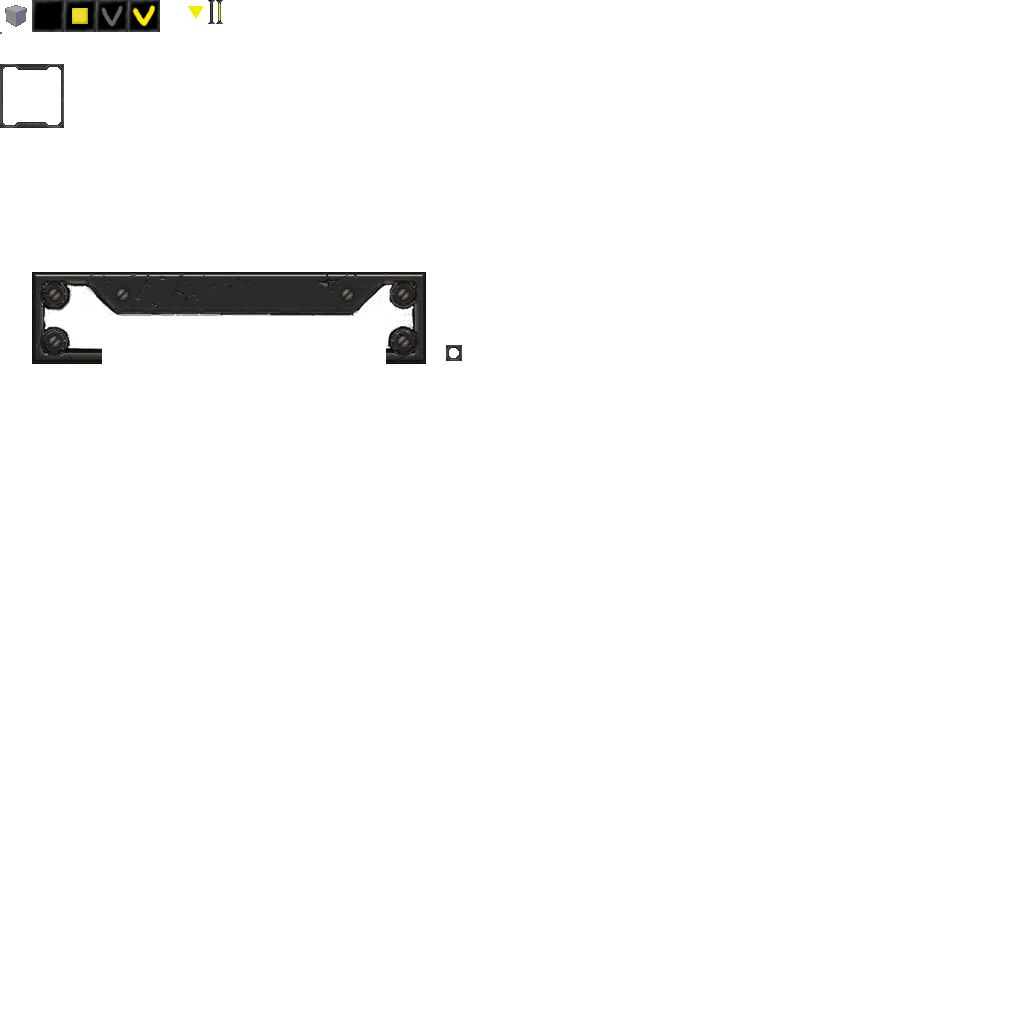
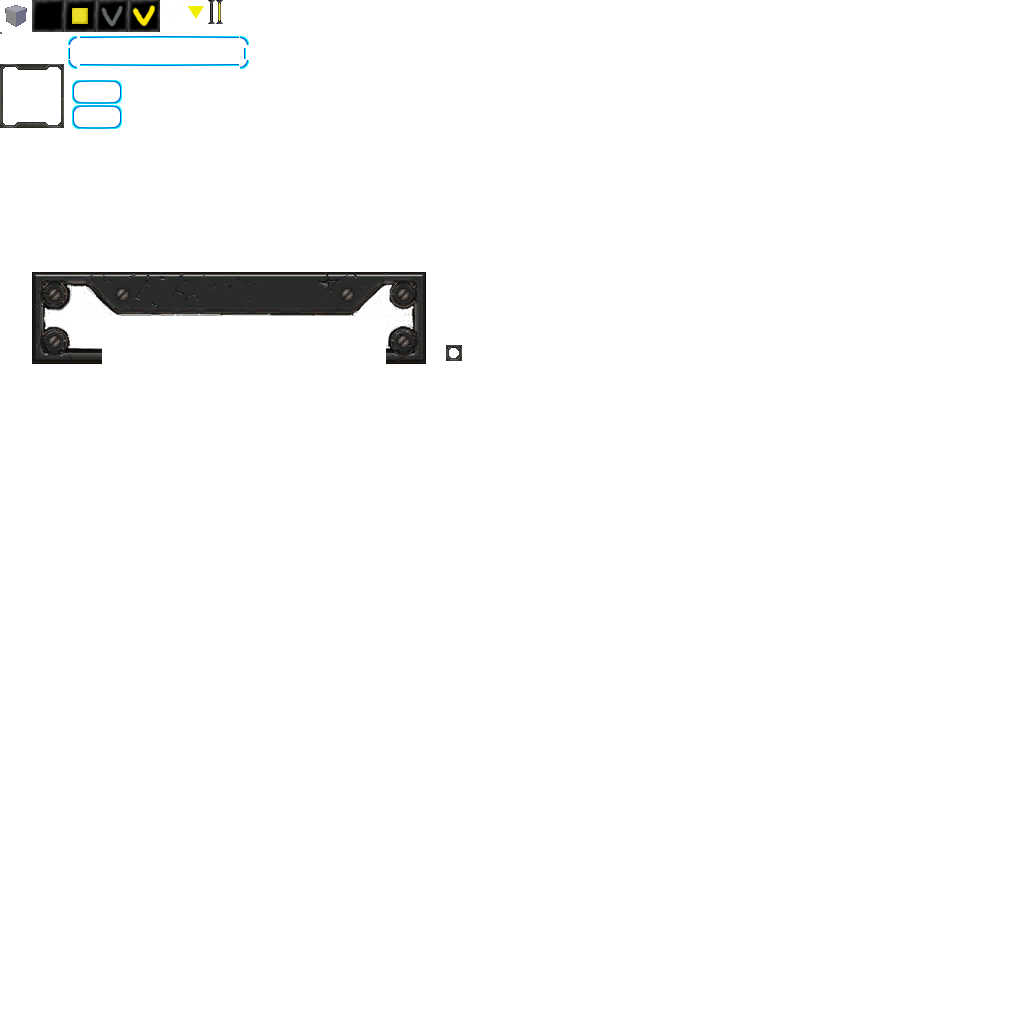
The second 1024 x 1024 image is a revision of the first. Changes to its layers:
added layer "CircleFrame #1" above "b_b2" over [72, 105, 122, 129]
added layer "b_b2" above "b_r2" over [80, 102, 114, 104]
added layer "b_r2" above "b_l2" over [120, 88, 122, 96]
added layer "b_l2" above "b_t2" over [72, 88, 74, 96]
added layer "b_t2" above "b_rb2" over [80, 80, 114, 82]
added layer "b_rb2" above "b_lb2" over [114, 96, 122, 104]
added layer "b_lb2" above "b_rt2" over [72, 96, 80, 104]
added layer "b_rt2" above "b_lt2" over [114, 80, 122, 88]
added layer "b_lt2" above "CircleFrame" over [72, 80, 80, 88]
added layer "b_b" above "b_r" over [80, 64, 239, 66]
added layer "b_r" above "b_l" over [244, 48, 246, 59]
added layer "b_l" above "b_rb" over [68, 48, 70, 59]
added layer "b_rb" above "b_lb" over [240, 60, 249, 69]
added layer "b_lb" above "b_t" over [68, 60, 77, 69]
added layer "b_t" above "b_rt" over [80, 36, 239, 38]
added layer "b_rt" above "b_lt" over [240, 36, 249, 45]
added layer "b_lt" above "ThinBorder" over [68, 36, 77, 45]
